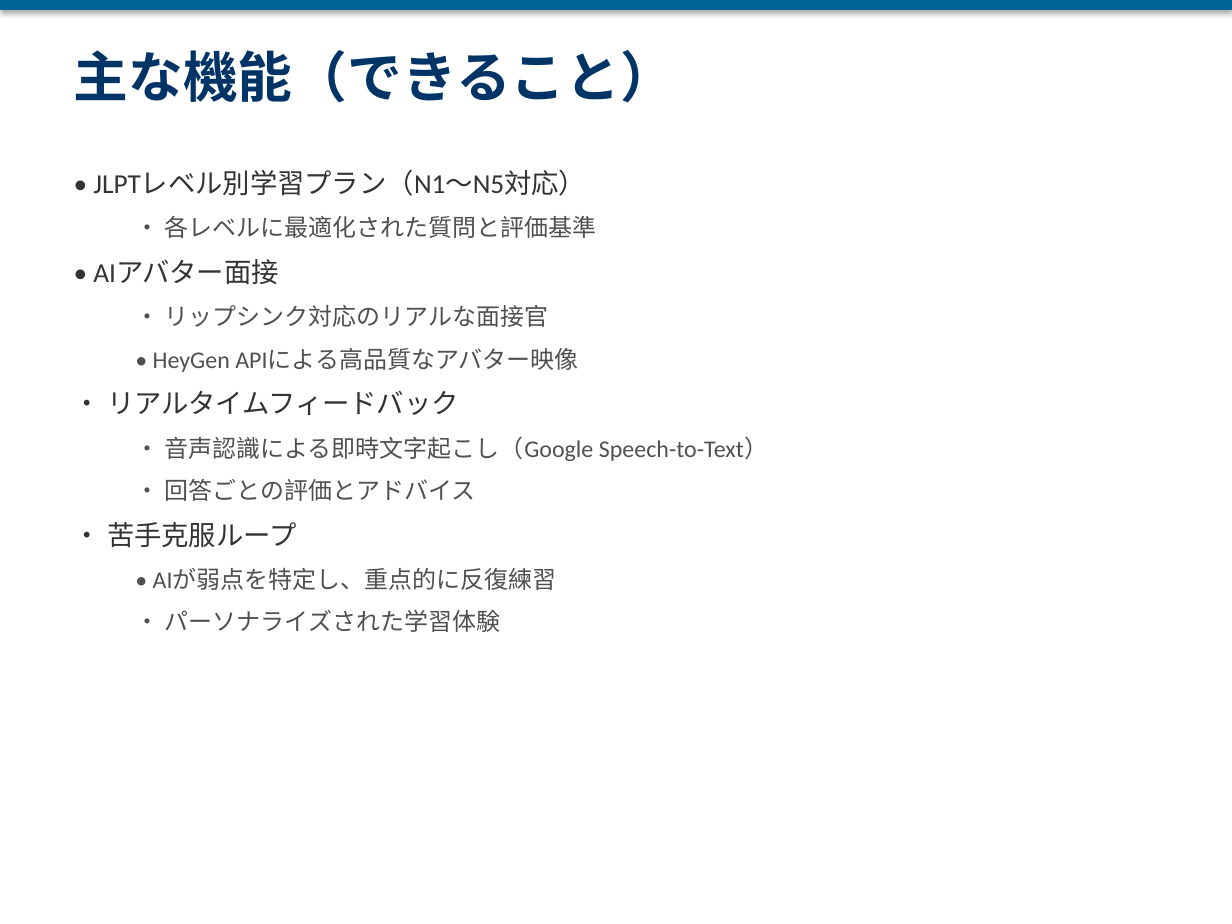
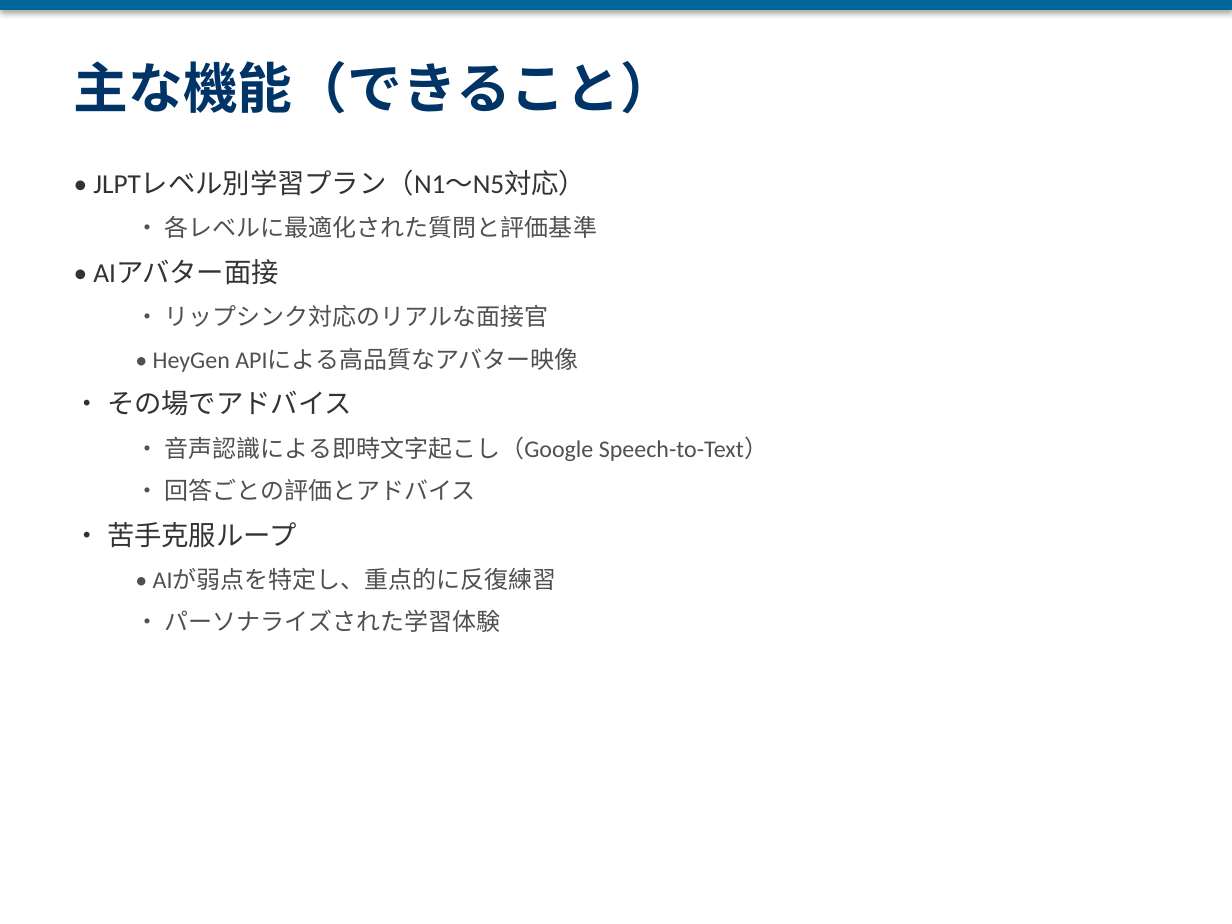
Before and after one commit to yoshidasendai115/ai-interview, a slide deck: slide 9 of docs/プレゼン資料/AI面接プラットフォーム_投資家向け.pptx (slide 8 before the commit). Drawn at 1232x924 pixels with LibreOffice and Linux fonts; fonts in the diff are those of the drawing. Boxes give left, top, right and bottom in pixels: in the first picture for what was removed or moved away, otherwise in the second. Text is boxed around its words. In the diff, an @@ line names an element or a change of style, - is before the commit and + after.

```diff
--- a/docs/プレゼン資料/AI面接プラットフォーム_投資家向け.pptx
+++ b/docs/プレゼン資料/AI面接プラットフォーム_投資家向け.pptx
@@ text "主な機能（できること）" at [74, 61, 675, 114]: vertical alignment top to middle @@
@@ text at [107, 390, 352, 415]: text changed @@
-• リアルタイムフィードバック
+• その場でアドバイス
```
Also in this commit, not shown: 16 other slides changed, 2 slides added, 54 other files.
